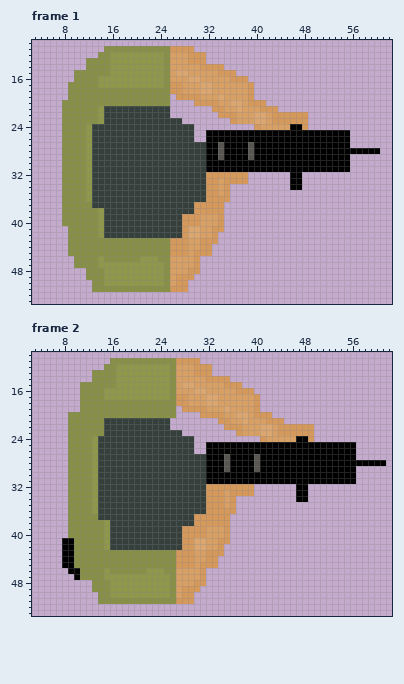
Two versions of one pixel-art file, Test Concepts and Sprites/Mobs/spr_Grunt_buffed.ase. Above, as it was before the edit.
64x64 pixels, 6 frames. Colours within 5 levels of each other are drawn and written as one. Shown: frame 1: x 3..62, y 10..53; frame 2: x 3..62, y 10..53. The commit also changed other frames, which this record leaves out.
And afterwards:
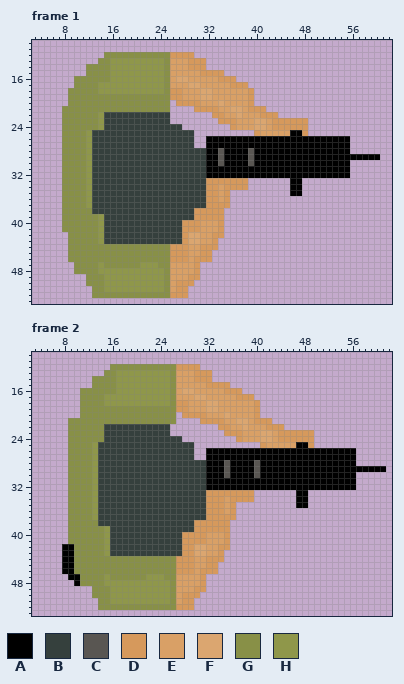
Palette (. is transparent): A #000000  B #35403d  C #595652  D #d6995c  E #d9a066  F #dba670  G #889047  H #8f974a
What changed:
Frame 1:
y 11: x 15..29 GGGGGGGGGGGDDDD -> ...............
y 12: x 14 G -> .; x 16..24 HHHHHHHHH -> GGGGGGGGG; x 26..28 EEE -> DDD; x 30..31 DD -> ..
y 13: x 12..13 GG -> ..
y 14: x 29..30 EE -> DD; x 32..34 DDD -> ...
y 15: x 10..11 GG -> ..; x 27..28 FF -> EE; x 31..33 EEE -> DDD; x 35..36 DD -> ..
y 16: x 14..15 HH -> GG; x 27..30 EEFF -> FFEE; x 34..35 EE -> DD; x 37..38 DD -> ..
y 17: x 9 G -> .; x 26..27 DD -> EE; x 29..32 EEFF -> FFEE; x 36..39 EEED -> DDD.
y 18: x 14..24 GGGGGGGGGGG -> HHHHHHHHHHH
y 19: x 26 . -> D; x 28..32 DDDEE -> EEEFF; x 34 F -> E
y 20: x 8 G -> .; x 27..29 ... -> DDD; x 31..34 DDDE -> EEEF; x 36..37 FF -> EE; x 40..41 DD -> ..
y 21: x 14..25 HBBBBBBBBBBB -> GGGGGGGGGGGG; x 30..32 ... -> DDD; x 34 D -> E; x 36 E -> F; x 39..40 EE -> DD; x 42..43 DD -> ..
y 22: x 33 . -> D; x 35..37 DDE -> EEF; x 40..42 FFE -> EDD; x 44..48 DDDDD -> .....
y 23: x 26..27 BB -> ..; x 34..35 .. -> DD
y 24: x 12..14 HBB -> GGH; x 28..29 BB -> ..; x 36..41 ....DE -> DEEEFF; x 43..47 EEEAA -> DDDDD
y 25: x 32..45 AAAAAAAAAAAAAA -> ........DEEEEE; x 48..55 AAAAAAAA -> D.......
y 27: x 30..31 BB -> ..; x 34 C -> A; x 39 C -> A
y 28: x 56..60 AAAAA -> .....
y 29: x 56..60 ..... -> AAAAA
y 30: x 34 A -> C; x 39 A -> C
y 32: x 32..45 DDDDDDD....... -> AAAAAAAAAAAAAA; x 48..55 ........ -> AAAAAAAA
y 33: x 34 E -> D
y 34: x 36..38 ... -> DDD
y 35: x 46..47 .. -> AA
y 36: x 34 D -> E
y 37: x 12 G -> H; x 30..31 DD -> BB; x 35 . -> D
y 38: x 13..14 GH -> BB
y 39: x 28..29 DD -> BB; x 31..33 EEE -> DDD
y 41: x 8 . -> G; x 29..30 FF -> DD; x 33 D -> E
y 42: x 34 . -> D
y 43: x 14..27 GGGGGGGGGGGGDD -> HBBBBBBBBBBBBB; x 29..32 EEDD -> FFEE
y 44: x 33 . -> D
y 45: x 30 D -> E
y 46: x 9 . -> G; x 14 H -> G; x 21..23 HHH -> GGG; x 26..28 EEE -> DDD; x 31..32 .. -> DD
y 47: x 15..20 HHHHHH -> GGGGGG; x 24 H -> G
y 48: x 10..11 .. -> GG; x 14 G -> H; x 29 D -> E
y 49: x 27..28 DD -> EE; x 30 . -> D
y 50: x 12 . -> G; x 29 . -> D
y 51: x 15..24 GGGGGGGGGG -> HHHHHHHHHH; x 26 D -> E
y 52: x 13..28 ................ -> GGGGGGGGGGGGGDDD
Frame 2:
y 11: x 16..30 GGGGGGGGGGGDDDD -> ...............
y 12: x 15 G -> .; x 17..25 HHHHHHHHH -> GGGGGGGGG; x 27..29 EEE -> DDD; x 31..32 DD -> ..
y 13: x 13..14 GG -> ..
y 14: x 30..31 EE -> DD; x 33..35 DDD -> ...
y 15: x 11..12 GG -> ..; x 28..29 FF -> EE; x 32..34 EEE -> DDD; x 36..37 DD -> ..
y 16: x 15..16 HH -> GG; x 28..31 EEFF -> FFEE; x 35..36 EE -> DD; x 38..39 DD -> ..
y 17: x 27..28 DD -> EE; x 30..33 EEFF -> FFEE; x 37..40 EEED -> DDD.
y 18: x 15..25 GGGGGGGGGGG -> HHHHHHHHHHH
y 19: x 27 . -> D; x 29..33 DDDEE -> EEEFF; x 35 F -> E
y 20: x 9..10 GG -> ..; x 28..30 ... -> DDD; x 32..35 DDDE -> EEEF; x 37..38 FF -> EE; x 41..42 DD -> ..
y 21: x 15..26 BBBBBBBBBBB. -> GGGGGGGGGGGG; x 31..33 ... -> DDD; x 35 D -> E; x 37 E -> F; x 40..41 EE -> DD; x 43..44 DD -> ..
y 22: x 34 . -> D; x 36..38 DDE -> EEF; x 41..43 FFE -> EDD; x 45..49 DDDDD -> .....
y 23: x 26..27 BB -> ..; x 35..36 .. -> DD
y 24: x 13..14 HB -> GG; x 28..29 BB -> ..; x 37..42 ....DE -> DEEEFF; x 44..48 EEEAA -> DDDDD
y 25: x 32..46 AAAAAAAAAAAAAAA -> .........DEEEEE; x 49..56 AAAAAAAA -> D.......
y 27: x 30..31 BB -> ..; x 35 C -> A; x 40 C -> A
y 28: x 57..61 AAAAA -> .....
y 29: x 57..61 ..... -> AAAAA
y 30: x 35 A -> C; x 40 A -> C
y 32: x 32..46 DDDDDDDD....... -> AAAAAAAAAAAAAAA; x 49..56 ........ -> AAAAAAAA
y 33: x 35 E -> D
y 34: x 37..39 ... -> DDD
y 35: x 47..48 .. -> AA
y 36: x 35 D -> E
y 37: x 13 G -> H; x 30..31 DD -> BB; x 36 . -> D
y 38: x 14..15 GH -> BB
y 39: x 28..29 DD -> BB; x 32..34 EEE -> DDD
y 41: x 8..9 AA -> .G; x 30..31 FF -> DD; x 34 D -> E
y 42: x 35 . -> D
y 43: x 15..27 GGGGGGGGGGGGD -> HBBBBBBBBBBBB; x 30..33 EEDD -> FFEE
y 44: x 34 . -> D
y 45: x 31 D -> E
y 46: x 8 . -> A; x 10 A -> G; x 15 H -> G; x 22..24 HHH -> GGG; x 27..29 EEE -> DDD; x 32..33 .. -> DD
y 47: x 9 . -> A; x 16..21 HHHHHH -> GGGGGG; x 25 H -> G
y 48: x 10..12 ... -> AGG; x 15 G -> H; x 30 D -> E
y 49: x 28..29 DD -> EE; x 31 . -> D
y 50: x 13 . -> G; x 30 . -> D
y 51: x 16..25 GGGGGGGGGG -> HHHHHHHHHH; x 27 D -> E
y 52: x 14..29 ................ -> GGGGGGGGGGGGGDDD
Where, in picture pixels (left, top, right, bottom), the same in both pictures:
changed: (62, 46, 380, 298)
changed: (62, 358, 386, 610)
